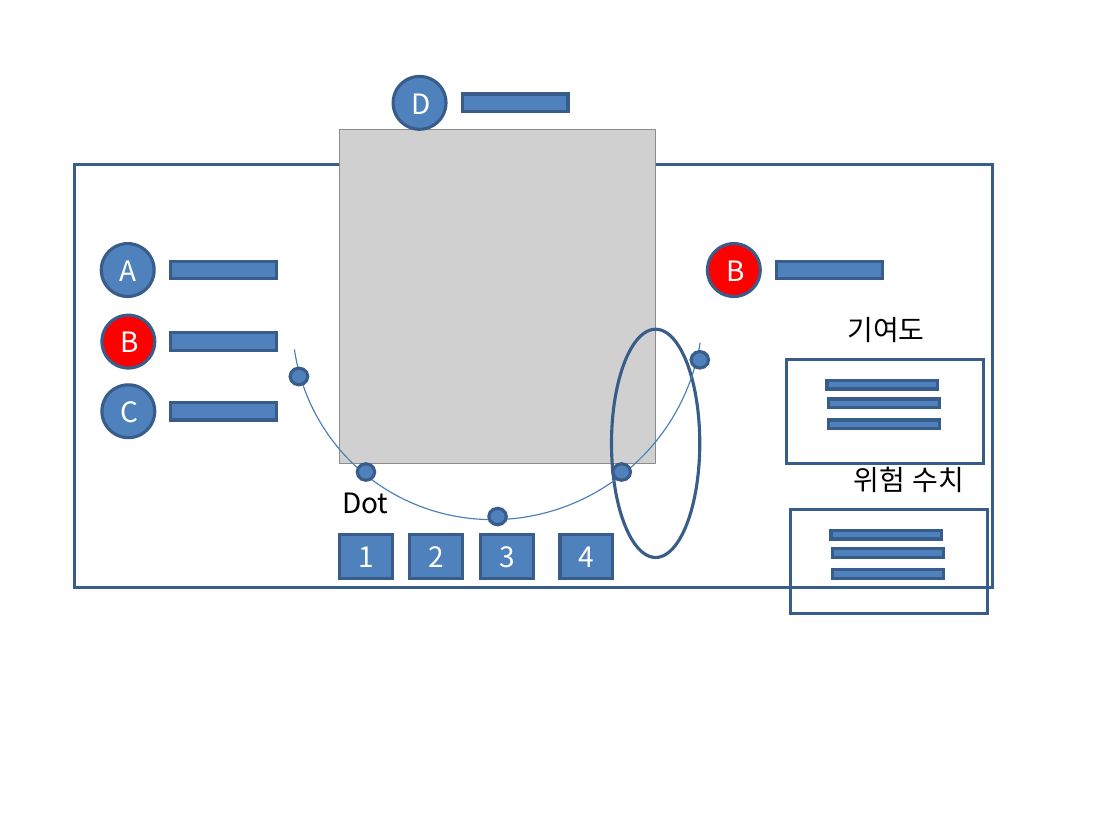
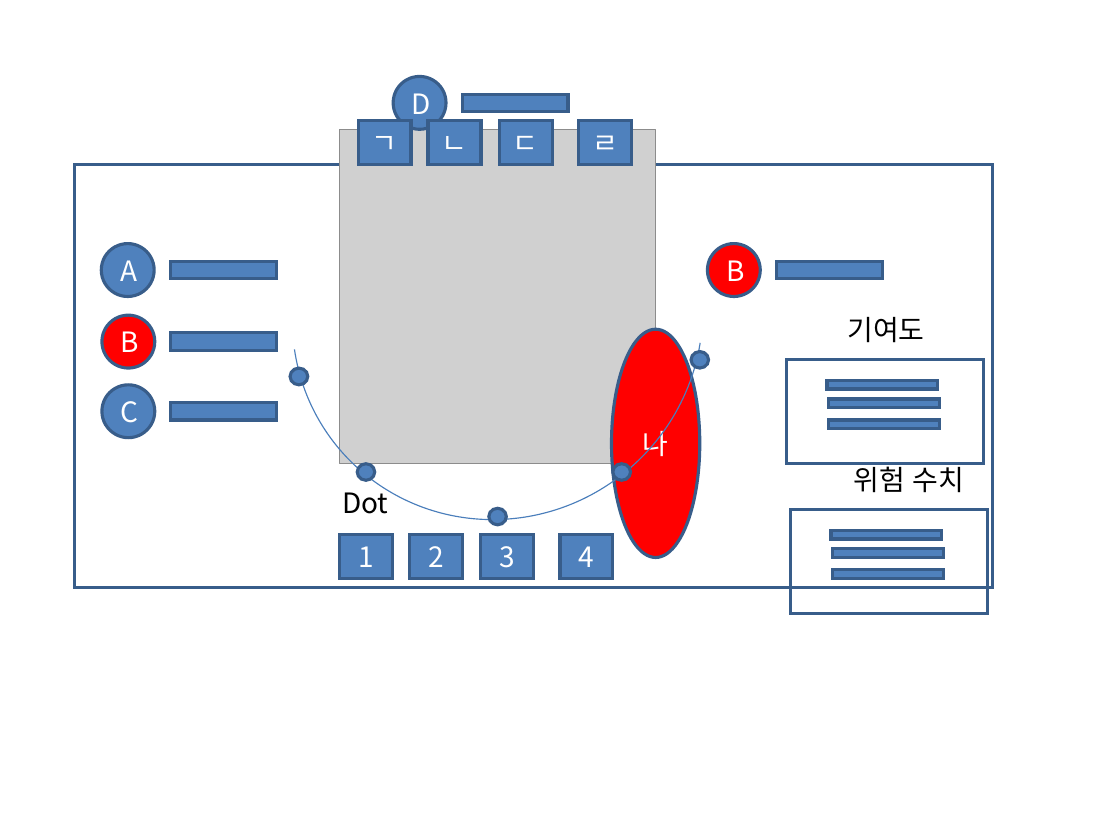
Before and after one commit to joozoojuzu/InfinityDungeon.Documents, a slide deck: slide 2 of Infinity Dungeon.ppt. Drawn at 1120x840 pixels with LibreOffice and Linux fonts; fonts in the diff are those of the drawing; grey boxes stand for pictures. Boxes give left, top, right and bottom in pixels: in the first picture for what was removed or moved away, otherwise in the second. Text is boxed around its words. In the diff, an @@ line names an element or a change of style, - is before the commit and + after.

```diff
--- a/Infinity Dungeon.ppt
+++ b/Infinity Dungeon.ppt
@@ rectangle added at (358,120,411,164), fill #4F81BD, outline #385D8A 2.01 pt, 18 pt, text #FFFFFF @@
+ㄱ
@@ rectangle added at (428,120,480,164), fill #4F81BD, outline #385D8A 2.01 pt, 18 pt, text #FFFFFF @@
+ㄴ
@@ rectangle added at (500,120,552,164), fill #4F81BD, outline #385D8A 2.01 pt, 18 pt, text #FFFFFF @@
+ㄷ
@@ rectangle added at (579,120,632,164), fill #4F81BD, outline #385D8A 2.01 pt, 18 pt, text #FFFFFF @@
+ㄹ
@@ ellipse "나" at (612,329,700,558): fill none to #FF0000 @@
@@ text in ellipse at (643,426,669,457): text added @@
+나
```
Also in this commit, not shown: 1 other file.
